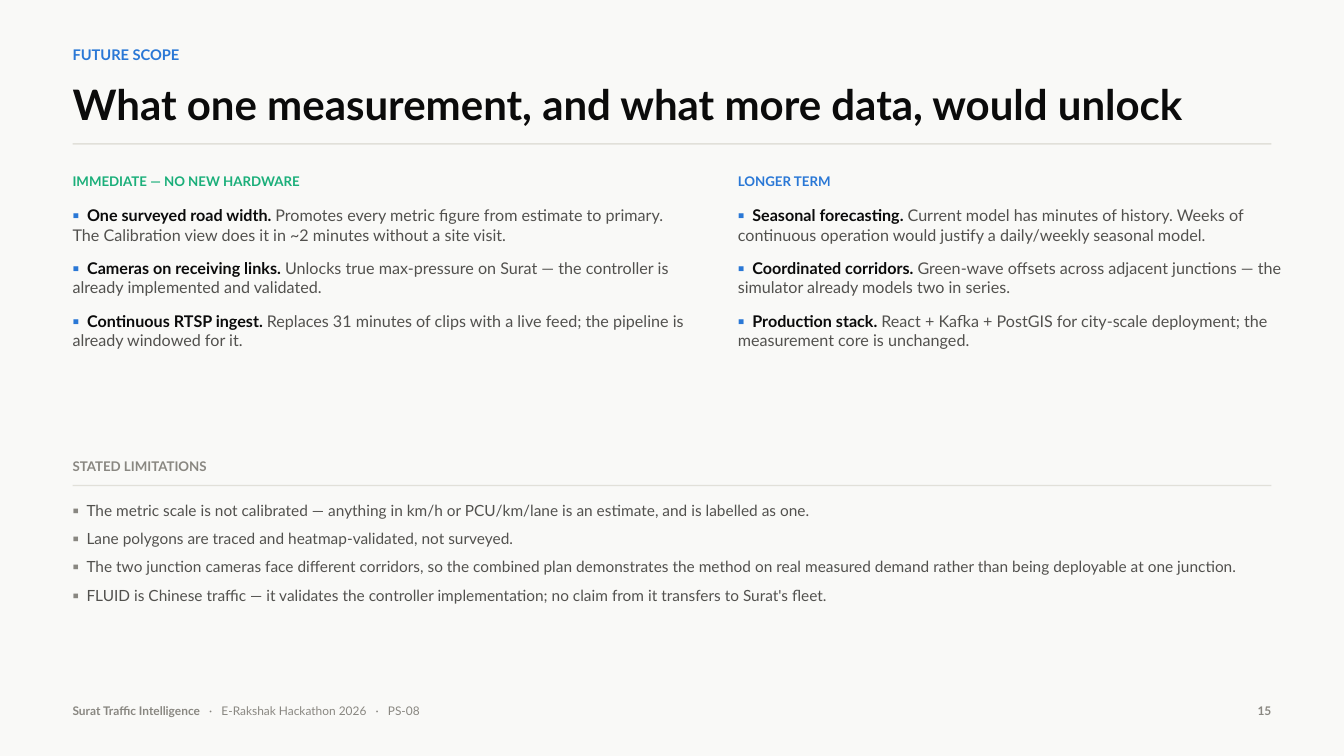
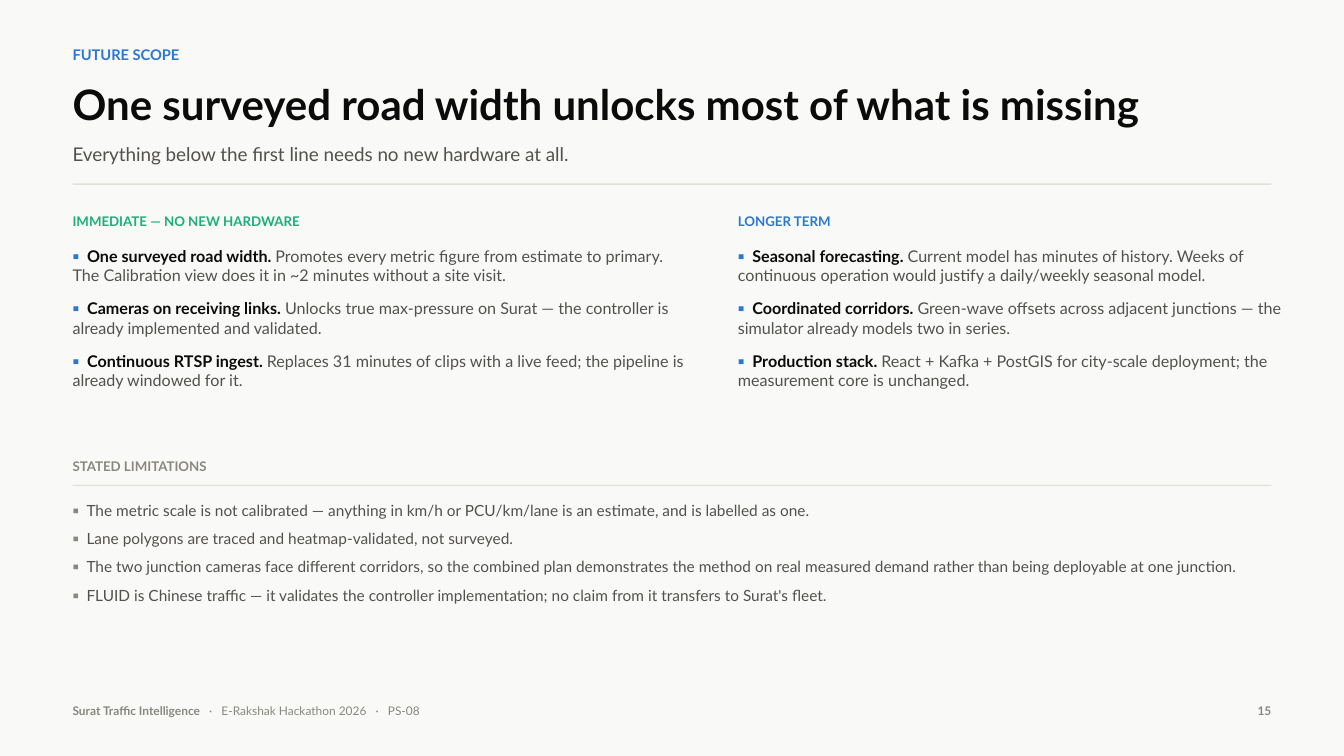
Before and after one commit to Nikhil-AI-Labs/Traffic-Management-System, a slide deck: slide 15 of submission/Surat-Traffic-Intelligence-PS08.pptx. Drawn at 1344x756 pixels with LibreOffice and Linux fonts; fonts in the diff are those of the drawing. Boxes give left, top, right and bottom in pixels: in the first picture for what was removed or moved away, otherwise in the second. Text is boxed around its words. In the diff, an @@ line names an element or a change of style, - is before the commit and + after.

```diff
--- a/submission/Surat-Traffic-Intelligence-PS08.pptx
+++ b/submission/Surat-Traffic-Intelligence-PS08.pptx
@@ text at box(73, 88, 1139, 128): text changed @@
-What one measurement, and what more data, would unlock
+One surveyed road width unlocks most of what is missing
@@ text added at box(73, 147, 569, 165), 13.5 pt, text #52514E @@
+Everything below the first line needs no new hardware at all.
@@ 4 texts, 1 rectangle: place and size @@
-4 texts, 1 rectangle at box(73, 143, 1281, 349)
+4 texts, 1 rectangle at box(73, 184, 1281, 389)
```
Also in this commit, not shown: 9 other slides changed, 2 other files.
